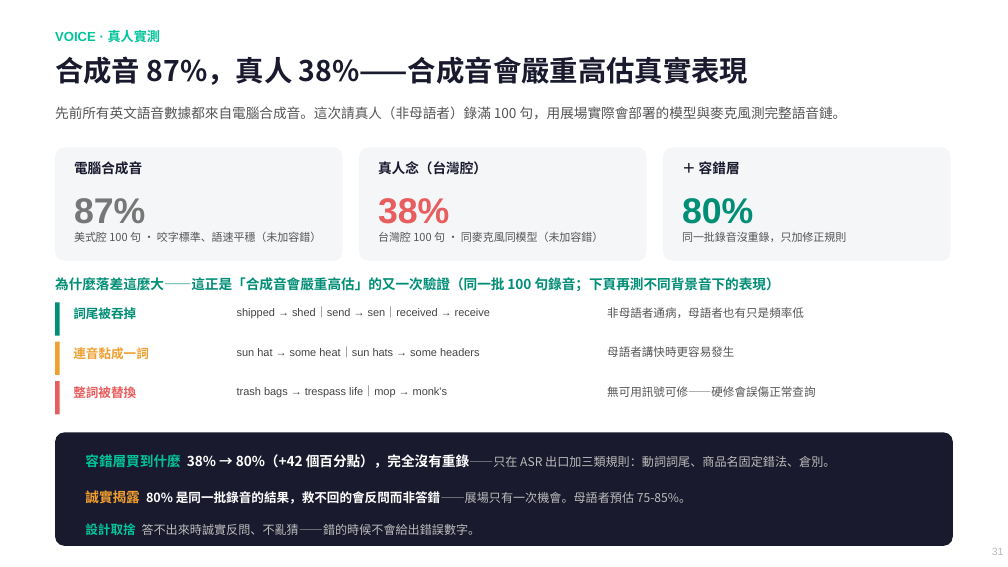
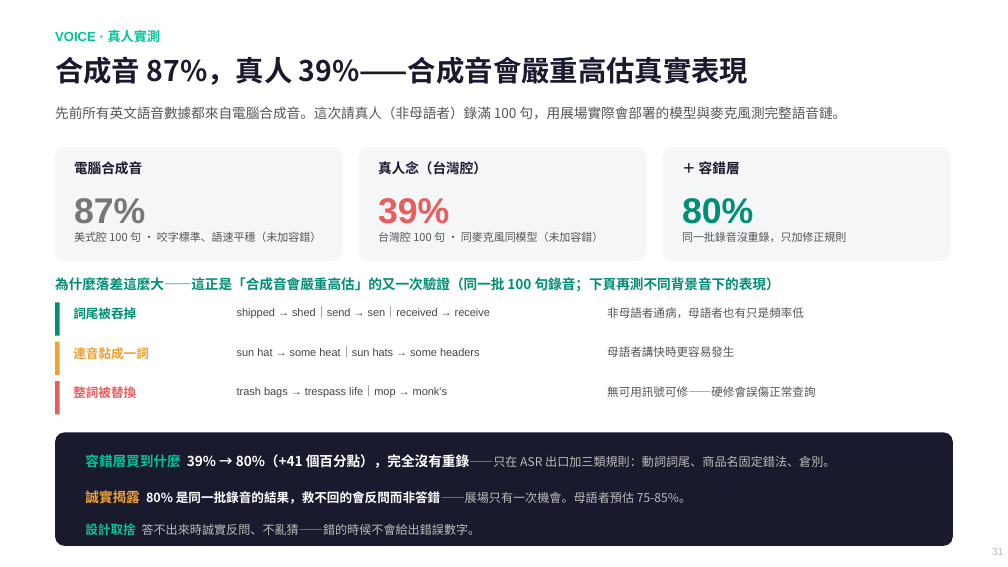
Before and after one commit to chunyen627-afk/warehouse-v2-agent, a slide deck: slide 31 of 倉管Agent_專案簡報.pptx. Drawn at 1008x567 pixels with LibreOffice and Linux fonts; fonts in the diff are those of the drawing. Boxes give left, top, right and bottom in pixels: in the first picture for what was removed or moved away, otherwise in the second. Text is boxed around its words. In the diff, an @@ line names an element or a change of style, - is before the commit and + after.

Commit message:
真人聽對率統一用 39%（與 87% 同一批矩陣測出），容錯層貢獻 +41 分

```diff
--- a/倉管Agent_專案簡報.pptx
+++ b/倉管Agent_專案簡報.pptx
@@ text at bbox=[55, 56, 748, 85]: text changed @@
-合成音 87%，真人 38%——合成音會嚴重高估真實表現
+合成音 87%，真人 39%——合成音會嚴重高估真實表現
@@ text at bbox=[378, 198, 449, 224]: text changed @@
-38%
+39%
@@ text at bbox=[85, 454, 835, 468]: text changed @@
-容錯層買到什麼 38% → 80%（+42 個百分點），完全沒有重錄——只在 ASR 出口加三類規則：動詞詞尾、商品名固定錯法、倉別。
+容錯層買到什麼 39% → 80%（+41 個百分點），完全沒有重錄——只在 ASR 出口加三類規則：動詞詞尾、商品名固定錯法、倉別。
```
Also in this commit, not shown: 1 other file.
